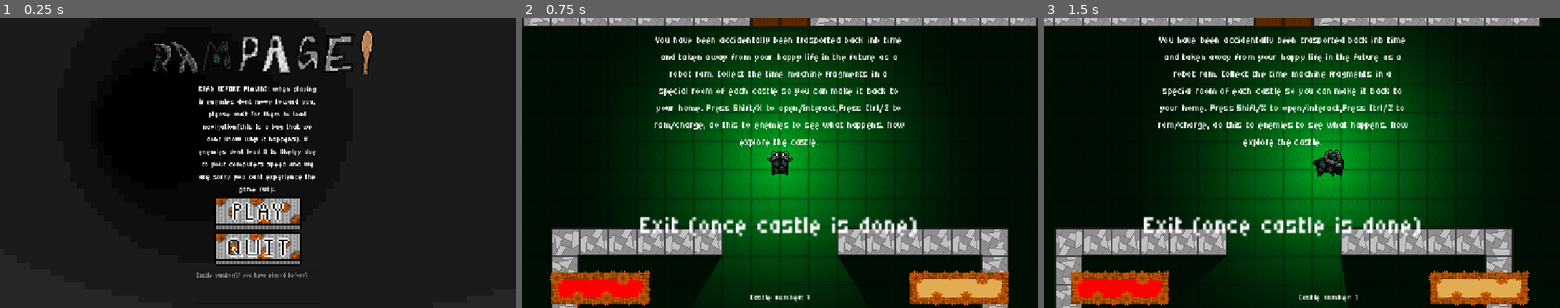
Above: before the commit, frames 1-3 (left to right).
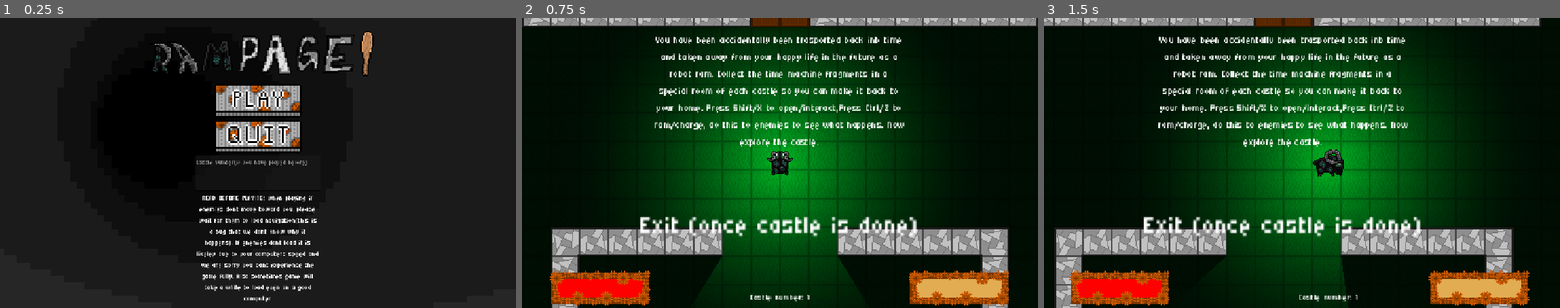
Above: after the commit, the same moments.

Repository: Jagdoggo/Godot-Wild-Jam-Game
Game: Godot game, scene res://main_menu.tscn
Same seed, same stepped clock (60 frames per second), same inputs: the game is played once before the commit and once after it.
Inputs (mouse positions are in pixels of both pictures, inside the frame that each line leads up to; where the layout moved, square brackets give the same spot in the first picture):
- Up to frame 1 (0.25 s): no input
- Up to frame 2 (0.75 s): click (780, 102) [780, 212] at 0.5 s
- Up to frame 3 (1.5 s): tap Enter at 1.25 s; hold D (Right) from 1.28 s (still down); tap X (Action) at 1.35 s

The runs differ from the first frame. In frame 1, 8.5% of the frame differs, in the area x 29-73%, y 4-98%; in frame 2, nothing differs; in frame 3, nothing differs.

Commit message:
Small menu change

Diff:
--- a/main_menu.tscn
+++ b/main_menu.tscn
@@ -55,15 +55,6 @@
 "
 horizontal_alignment = 1
 
-[node name="RBP" type="Label" parent="VBoxContainer" unique_id=734616948]
-texture_filter = 1
-layout_mode = 2
-theme_override_fonts/font = ExtResource("2_8qtwp")
-theme_override_font_sizes/font_size = 24
-text = "READ BEFORE PLAYING: when playing if enemies dont move toward you, please wait for them to load navigation(this is a bug that we dont know why it happens). If enemies dont load it is likeley due to your computers speed and we are sorry you cant experience the game fully."
-horizontal_alignment = 1
-autowrap_mode = 3
-
 [node name="Play" type="TextureButton" parent="VBoxContainer" unique_id=1487554848]
 texture_filter = 1
 layout_mode = 2
@@ -89,5 +80,14 @@
 placeholder_text = "Castle number(if you have played before)"
 wrap_mode = 1
 
+[node name="RBP" type="Label" parent="VBoxContainer" unique_id=734616948]
+texture_filter = 1
+layout_mode = 2
+theme_override_fonts/font = ExtResource("2_8qtwp")
+theme_override_font_sizes/font_size = 21
+text = "READ BEFORE PLAYING: when playing if enemies dont move toward you, please wait for them to load navigation(this is a bug that we dont know why it happens). If enemies dont load it is likeley due to your computers speed and we are sorry you cant experience the game fully. Also sometimes game will take a while to load even on a good computer"
+horizontal_alignment = 1
+autowrap_mode = 3
+
 [connection signal="pressed" from="VBoxContainer/Play" to="." method="_on_play_pressed"]
 [connection signal="pressed" from="VBoxContainer/Quit" to="." method="_on_quit_pressed"]
